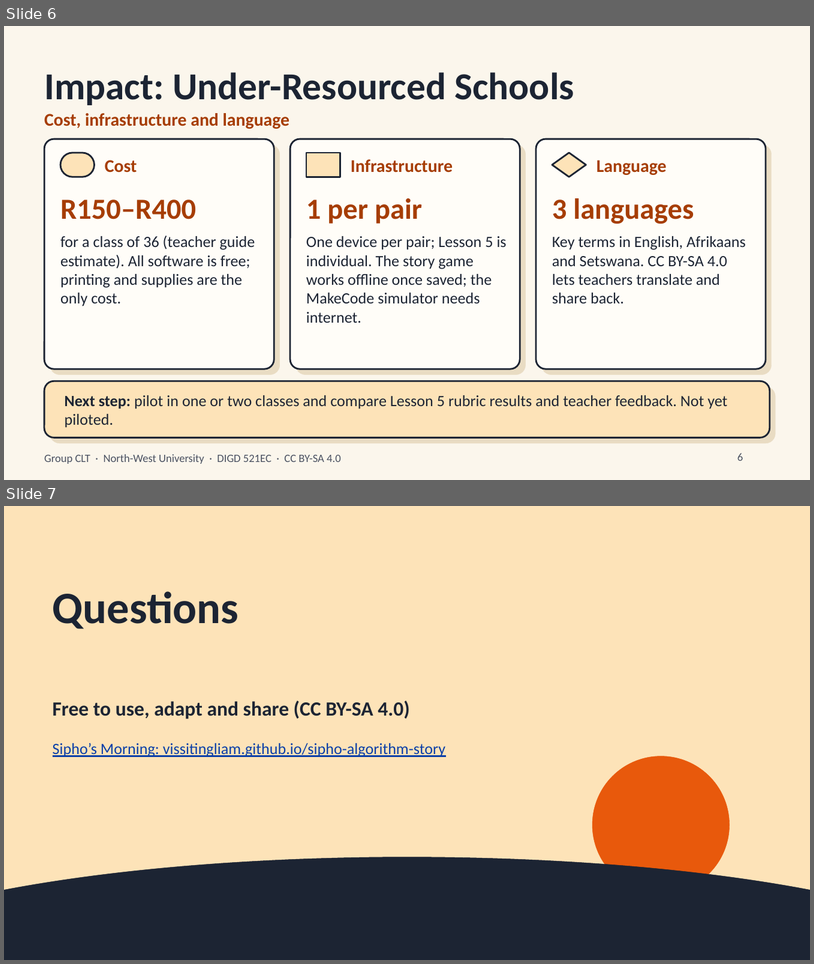
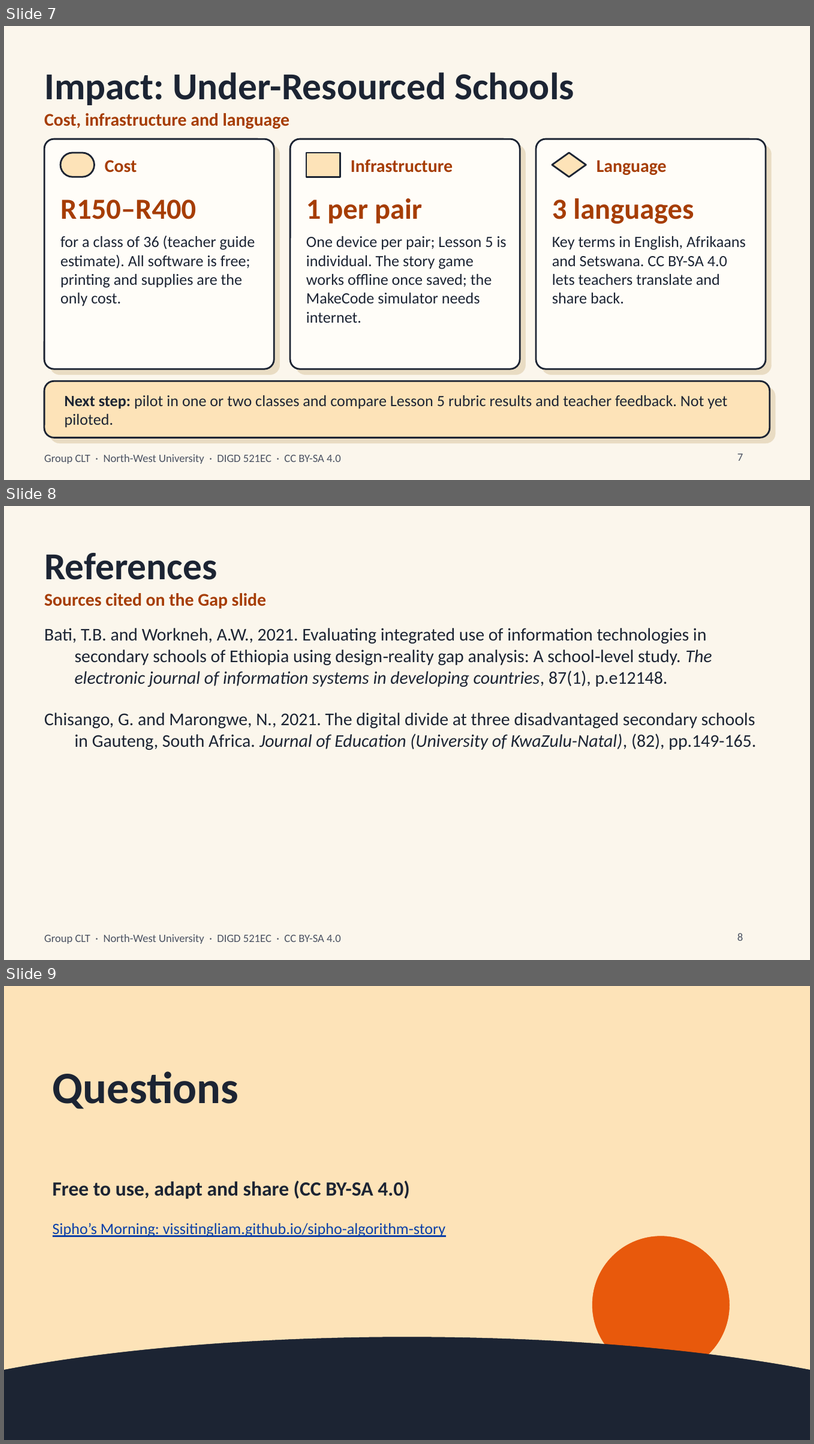
Before and after one commit to VissitingLiam/sipho-algorithm-story, a slide deck: Algorithms_Flowcharts_Presentation_CLT.pptx. Shown one above the other, each under a label of ours: slides 6 and 7 before the commit, slides 7, 8 and 9 after it. The pictures are 814x964 and 814x1444 pixels, drawn with LibreOffice and Linux fonts; fonts in the diff are those of the drawing. Boxes give left, top, right and bottom in pixels: in the first picture for what was removed or moved away, otherwise in the second. Text is boxed around its words. In the diff, an @@ line names an element or a change of style, - is before the commit and + after.

```diff
--- a/Algorithms_Flowcharts_Presentation_CLT.pptx
+++ b/Algorithms_Flowcharts_Presentation_CLT.pptx
@@ slide 8 added at [4, 506, 810, 960], background #FBF6EC; not listed: 1 template element that a slide beside it also shows @@
@@ title added at [44, 553, 217, 580], 34 pt, text #1C2433, bold @@
+References
@@ text added at [44, 593, 266, 609], 16 pt, text #A63D05, bold @@
+Sources cited on the Gap slide
@@ text added at [44, 628, 756, 750], 16 pt, text #1C2433 @@
+Bati, T.B. and Workneh, A.W., 2021. Evaluating integrated use of information technologies in secondary schools of Ethiopia using design‐reality gap analysis: A school‐level study. The electronic journal of information systems in developing countries, 87(1), p.e12148.
+Chisango, G. and Marongwe, N., 2021. The digital divide at three disadvantaged secondary schools in Gauteng, South Africa. Journal of Education (University of KwaZulu-Natal), (82), pp.149-165.
@@ page number added at [738, 933, 743, 940], 10 pt, text #4B5262 @@
+8
@@ what was slide 6 is now slide 7 @@
@@ page number at [738, 453, 743, 460]: text changed @@
-6
+7
@@ what was slide 7 is now slide 9 @@
```
Also in this commit, not shown: 1 slide changed, 1 other slide added.
